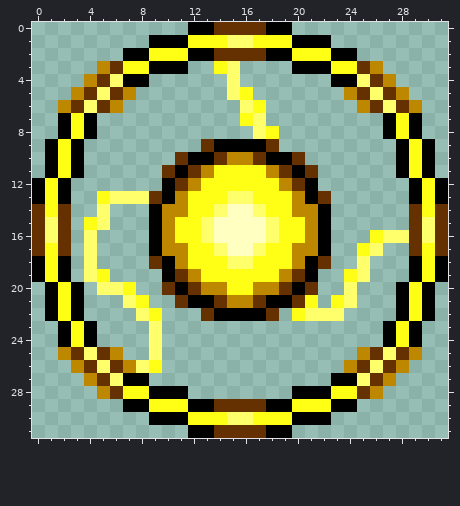
File history of a pixel-art sprite, ssb/images/yellow_breaker.png. Above, as it was before the edit.
The file is 32x32 pixels.
New version:
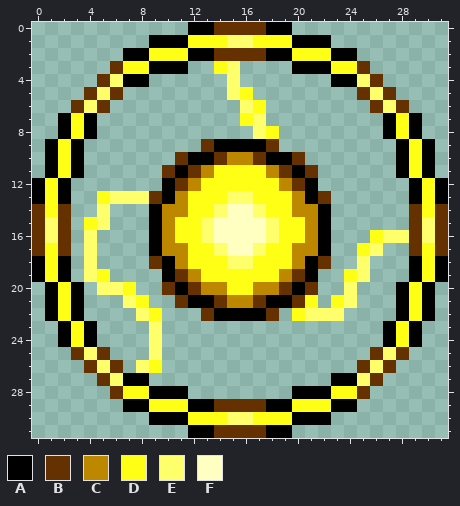
Palette (. is transparent): A #000000  B #663100  C #bd8800  D #feff14  E #ffff6b  F #ffffc2
The edit:
Changed rows in their new state; - is an unchanged pixel.
first column x 2:
 3 ---.--------------------.---
 4 --.----------------------.--
 5 -.---.----------------.---.-
 6 .---.------------------.---.
first column x 2:
25 .---.------------------.---.
26 -.---.----------------.---.-
27 --.----------------------.--
28 ---.--------------------.---
Pixel boxes of the changes (left, top, right, bottom) in both pictures:
erased: (58, 61, 136, 113)
erased: (344, 61, 422, 113)
erased: (58, 347, 136, 399)
erased: (344, 347, 422, 399)
